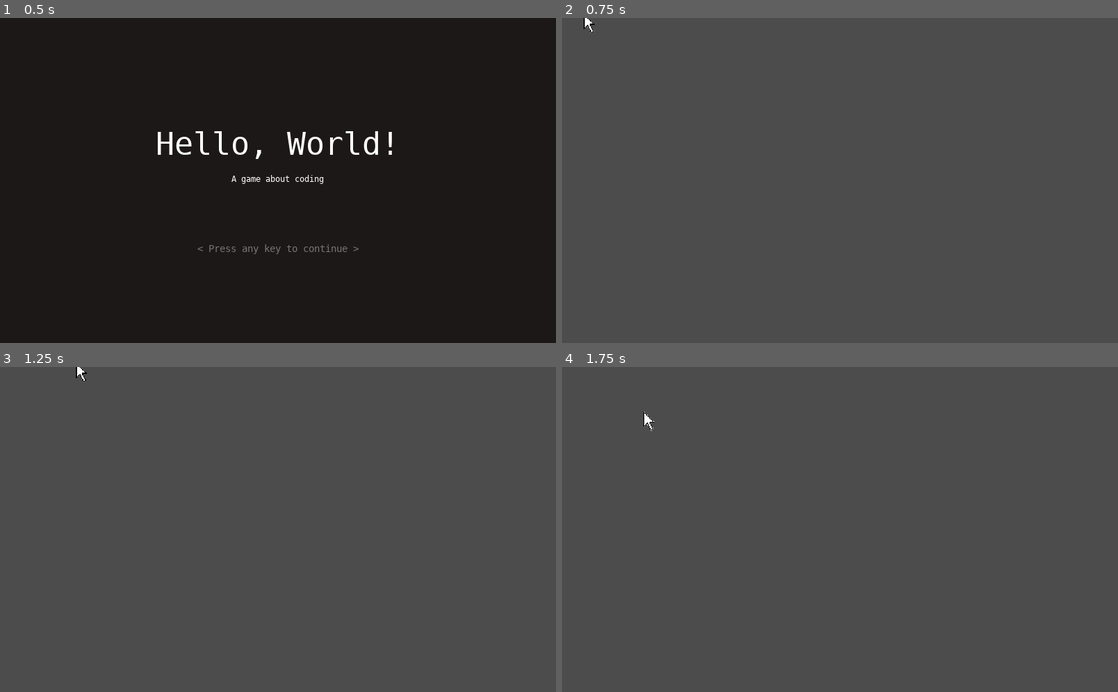
Above: before the commit, frames 1-4 (two rows, left to right).
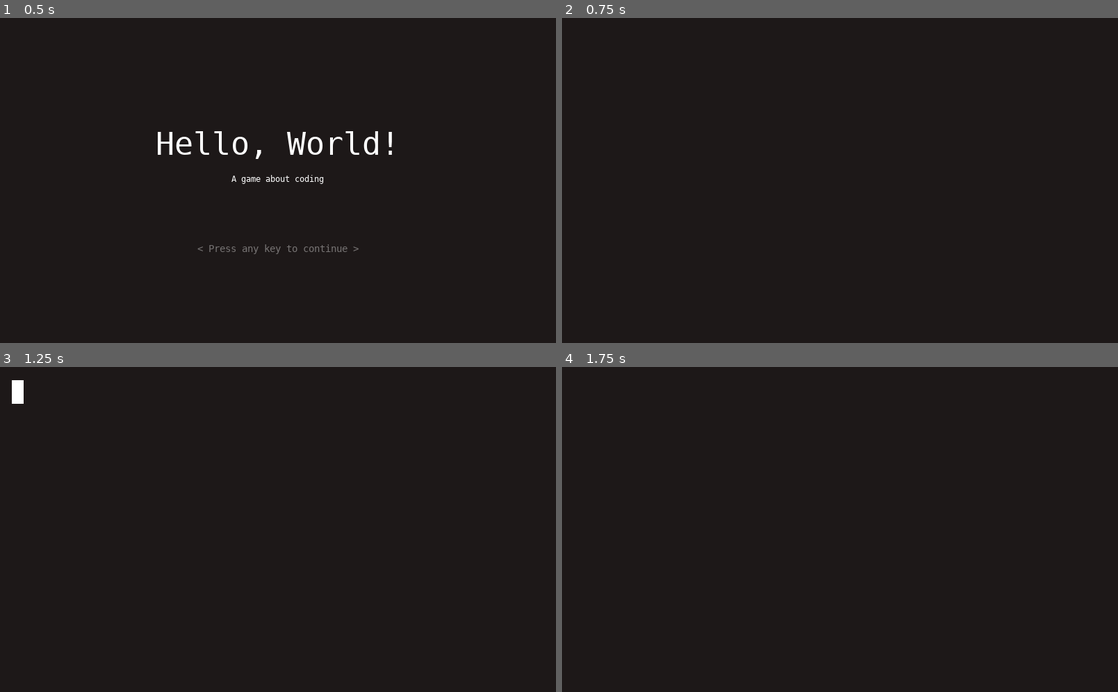
Above: after the commit, the same moments.

Repository: tommyztx/Hello_World
Game: Godot game, scene res://Title.tscn
Same seed, same stepped clock (60 frames per second), same inputs: the game is played once before the commit and once after it.
Inputs:
- Up to frame 1 (0.5 s): no input
- Up to frame 2 (0.75 s): tap Enter at 0.5 s; hold D (move_right) from 0.53 s (still down)
- Up to frame 3 (1.25 s): keep holding D (move_right)
- Up to frame 4 (1.75 s): release D (move_right) at 1.28 s; hold S (move_down) from 1.28 s (still down)

Frame 1 is identical in both runs. In frame 2, 100% of the frame differs, in the area x 0-100%, y 0-100%; in frame 3, 100%; in frame 4, 100%.

Commit message:
Changed link from title to Blinking

Diff:
--- a/Hello_World/ColorRect2.gd
+++ b/Hello_World/ColorRect2.gd
@@ -20,4 +20,5 @@
 
 		modulate.a = transparency
 	else:
+		modulate.a = 1
 		timer.stop()
--- a/Hello_World/press key.gd
+++ b/Hello_World/press key.gd
@@ -12,7 +12,7 @@
 
 func _unhandled_key_input(event):
 	if event.pressed:
-		get_tree().change_scene("res://Cursor.tscn")
+		get_tree().change_scene("res://Blinking.tscn")
 # Called every frame. 'delta' is the elapsed time since the previous frame.
 func _process(delta):
 	if a <= 0 || a >= 1:
